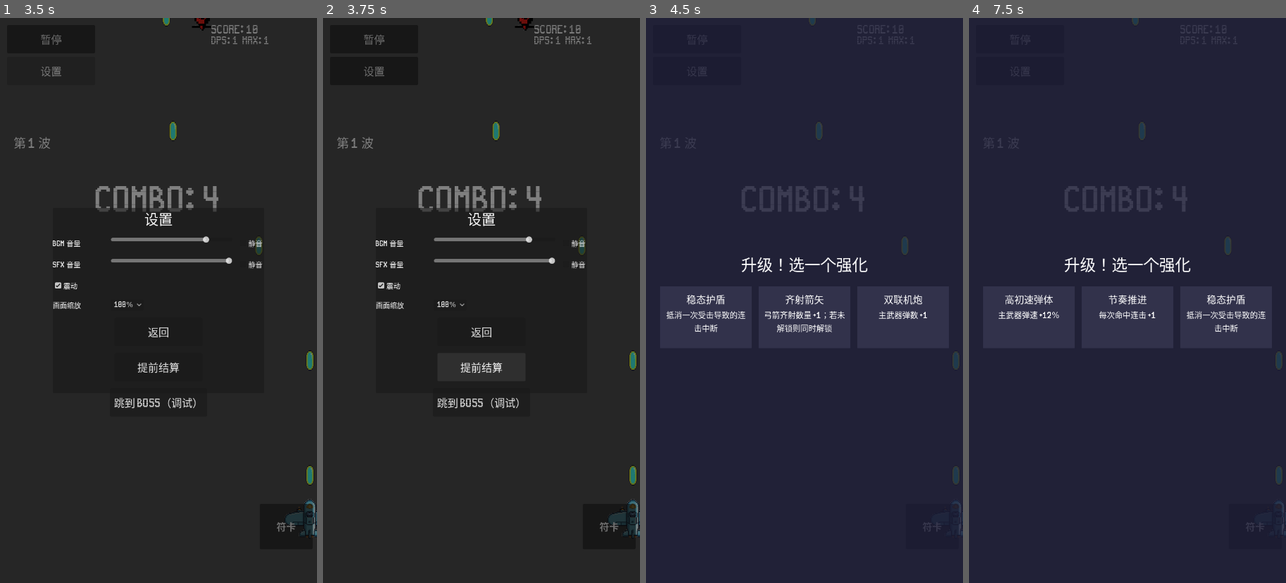
Above: before the commit, frames 1-4 (left to right).
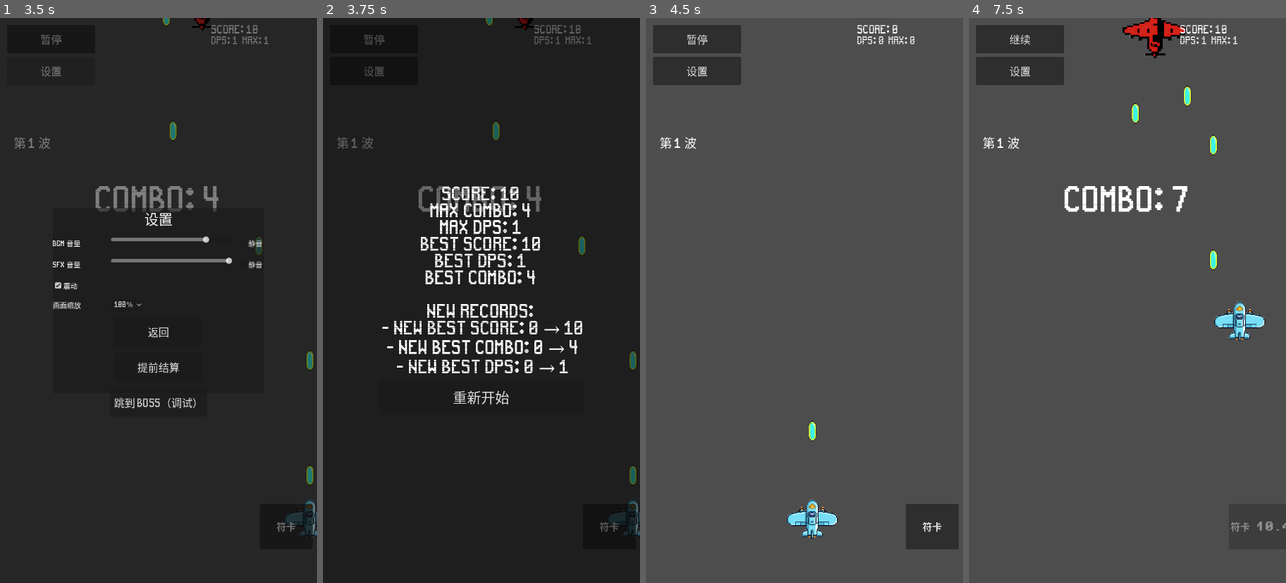
Above: after the commit, the same moments.

Repository: qingzhixing/plane-war
Game: Godot game, scene res://scenes/Main.tscn
Same seed, same stepped clock (60 frames per second), same inputs: the game is played once before the commit and once after it. Sound files missing from this copy of the repository are replaced by a short silence.
Inputs (mouse positions are in pixels of both pictures, inside the frame that each line leads up to):
- Up to frame 1 (3.5 s): click "暂停" at 0.5 s; click "继续" at 1.25 s; tap Enter at 2 s; move the mouse to (228, 272) at 2.02 s; hold D 2.03-2.75 s; tap P at 2.1 s; click (228, 272) at 2.17 s; click "设置" at 2.75 s
- Up to frame 2 (3.75 s): click "提前结算" at 3.5 s
- Up to frame 3 (4.5 s): click (804, 396) at 4.25 s, where only the run after the commit has a clickable "重新开始"
- Up to frame 4 (7.5 s): click "符卡" at 5 s; drag from (1064, 328) to (1143, 131) at 5.77 s; move the mouse to (1159, 176) at 6.52 s; hold D 6.53-7.25 s; tap P at 6.6 s; click (1029, 317) at 7.27 s

Frame 1 is identical in both runs. In frame 2, 6.0% of the frame differs, in the area x 4-100%, y 0-92%; in frame 3, 95%; in frame 4, 97%, in the area x 0-100%, y 0-100%.
Error before the commit: Parse Error: Cannot infer the type of "s" variable because the value doesn't have a set type. (res://scripts/game_over.gd:57)

Commit message:
🐛 FIX: 为结算界面局部变量显式标注类型
Made-with: Cursor

Diff:
--- a/scripts/game_over.gd
+++ b/scripts/game_over.gd
@@ -54,19 +54,19 @@
 		var lines: Array[String] = []
 		var highlights: Array[String] = []
 		if _main.has_method("get_score"):
-			var s := _main.get_score()
+			var s: int = _main.get_score()
 			lines.append("Score: %d" % s)
 			if "score" in diff and diff["score"].get("is_new", false):
 				var old_s := int(diff["score"].get("old", 0))
 				highlights.append("New Best Score: %d → %d" % [old_s, s])
 		if _main.has_method("get_max_combo"):
-			var mc := _main.get_max_combo()
+			var mc: int = _main.get_max_combo()
 			lines.append("Max Combo: %d" % mc)
 			if "combo" in diff and diff["combo"].get("is_new", false):
 				var old_c := int(diff["combo"].get("old", 0))
 				highlights.append("New Best Combo: %d → %d" % [old_c, mc])
 		if _main.has_method("get_max_dps"):
-			var md := _main.get_max_dps()
+			var md: float = _main.get_max_dps()
 			lines.append("Max DPS: %.0f" % md)
 			if "dps" in diff and diff["dps"].get("is_new", false):
 				var old_d := float(diff["dps"].get("old", 0.0))
